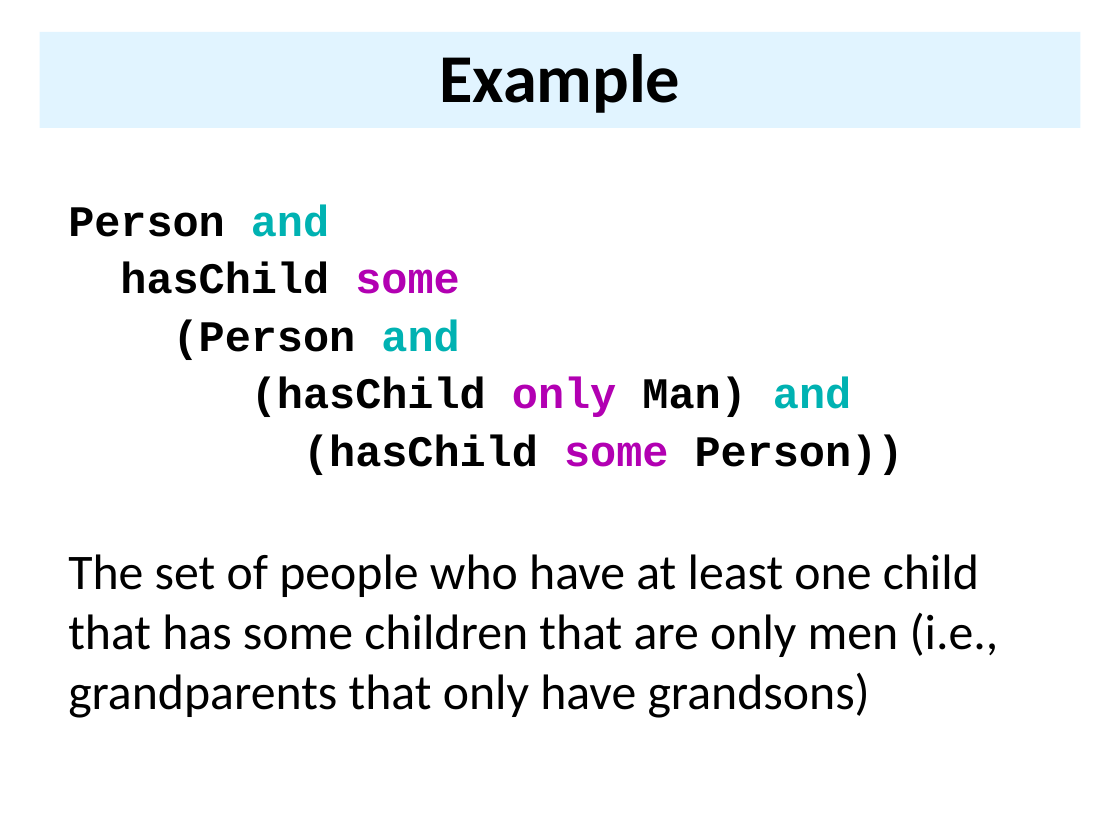
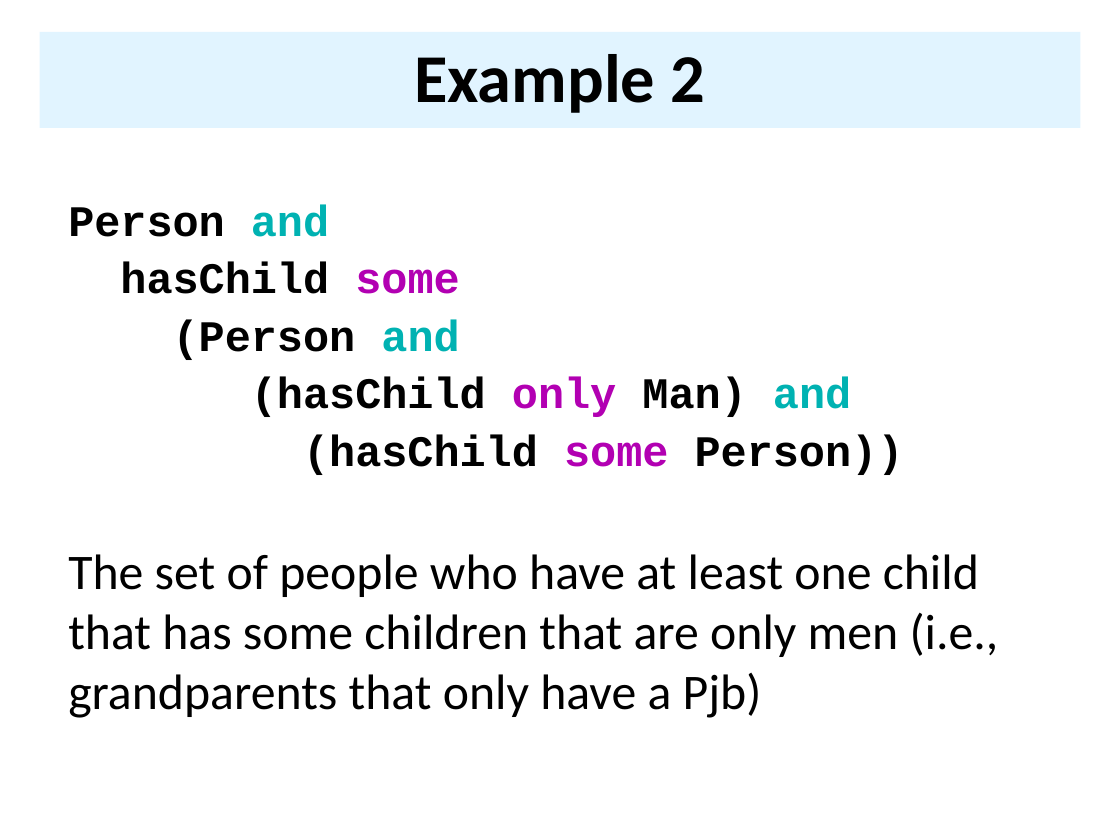
Before and after one commit to UMBC-CMSC-491-691-F19-Knowledge-Graphs/class_material, a slide deck: slide 14 of notes/10_protege/IDEs.pptx (slide 10 before the commit). Drawn at 1120x840 pixels with LibreOffice and Linux fonts; fonts in the diff are those of the drawing. Boxes give left, top, right and bottom in pixels: in the first picture for what was removed or moved away, otherwise in the second. Text is boxed around its words. In the diff, an @@ line names an element or a change of style, - is before the commit and + after.

```diff
--- a/notes/10_protege/IDEs.pptx
+++ b/notes/10_protege/IDEs.pptx
@@ title at (x1=414, y1=54, x2=706, y2=113): text changed @@
-Example
+Example 2
@@ text at (x1=68, y1=554, x2=999, y2=718): text changed @@
-The set of people who have at least one child that has some children that are only men (i.e., grandparents that only have grandsons)
+The set of people who have at least one child that has some children that are only men (i.e., grandparents that only have a Pjb)
```
Also in this commit, not shown: 7 other slides changed, 4 slides added, 5 other files.
